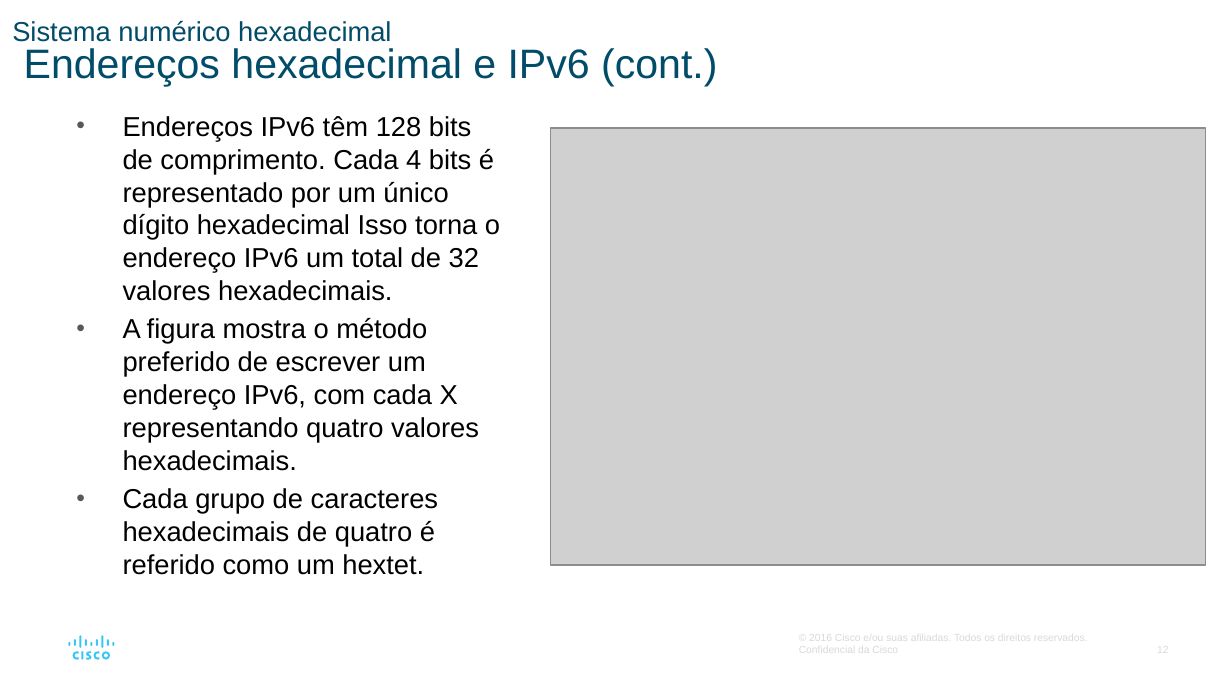
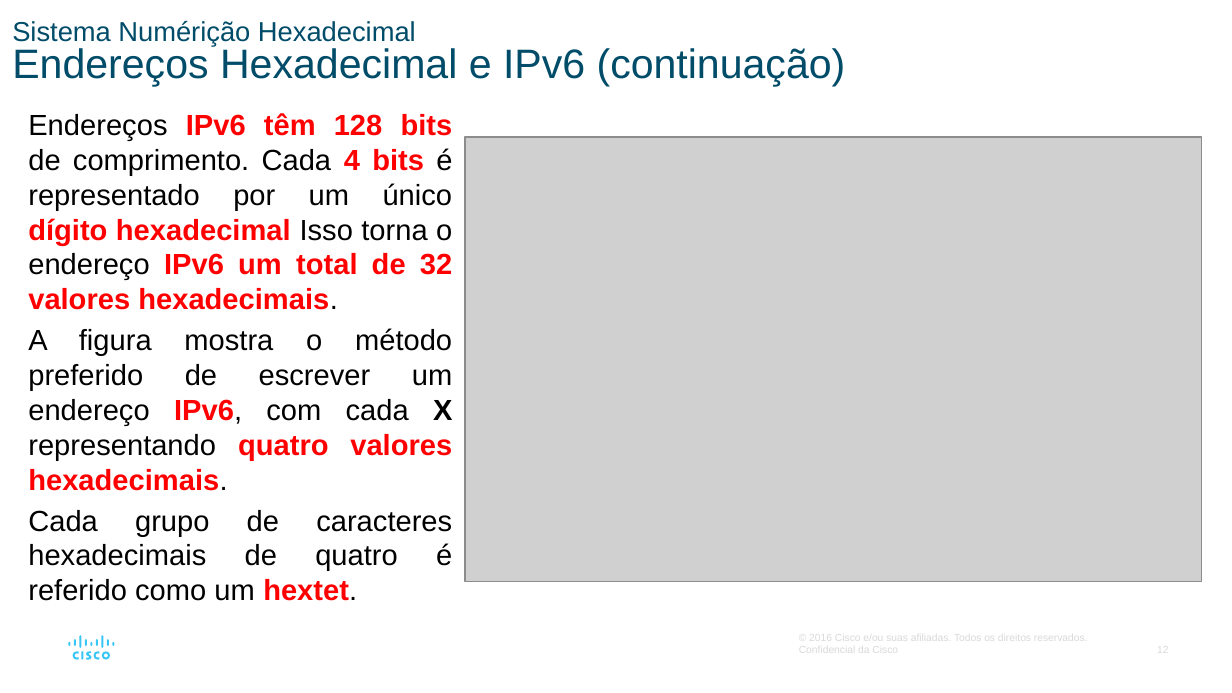
Before and after one commit to vaamonde/netacad, a slide deck: slide 12 of 02-CCNA-200-301-v7/01-CCNA-IntroducaoAsRedes-v7.02/01-Modulo01-PPTS/Modulo05-SistemaNumerico.pptx. Drawn at 1232x693 pixels with LibreOffice and Linux fonts; fonts in the diff are those of the drawing; grey boxes stand for pictures. Boxes give left, top, right and bottom in pixels: in the first picture for what was removed or moved away, otherwise in the second. Text is boxed around its words. In the diff, an @@ line names an element or a change of style, - is before the commit and + after.

```diff
--- a/02-CCNA-200-301-v7/01-CCNA-IntroducaoAsRedes-v7.02/01-Modulo01-PPTS/Modulo05-SistemaNumerico.pptx
+++ b/02-CCNA-200-301-v7/01-CCNA-IntroducaoAsRedes-v7.02/01-Modulo01-PPTS/Modulo05-SistemaNumerico.pptx
@@ title at (12,21,846,86): text changed @@
-Sistema numérico hexadecimal
-Endereços hexadecimal e IPv6 (cont.)
+Sistema Numérição Hexadecimal
+Endereços Hexadecimal e IPv6 (continuação)
@@ text "Endereços IPv6 têm 128 bits ...": place and size @@
-text "Endereços IPv6 têm 128 bits ..." at (123,116,500,575)
+text "Endereços IPv6 têm 128 bits ..." at (28,113,453,601)
@@ text "Endereços IPv6 têm 128 bits ..." at (28,113,453,601): size 16 to 17 pt; text colour #000000 to #FF0000 in "IPv6 têm 128 bits 4 bits dígito ...", "IPv6, quatro valores hexadecimais.", "hextet."; bold on in "IPv6 têm 128 bits 4 bits dígito ...", "IPv6, X quatro valores hexadecimais.", "hextet."; alignment left to justified; bullet • to none @@
@@ picture: place and size @@
-picture at (551,128,1205,565)
+picture at (464,137,1201,582)
```
Also in this commit, not shown: 11 other slides changed, 7 other files.
